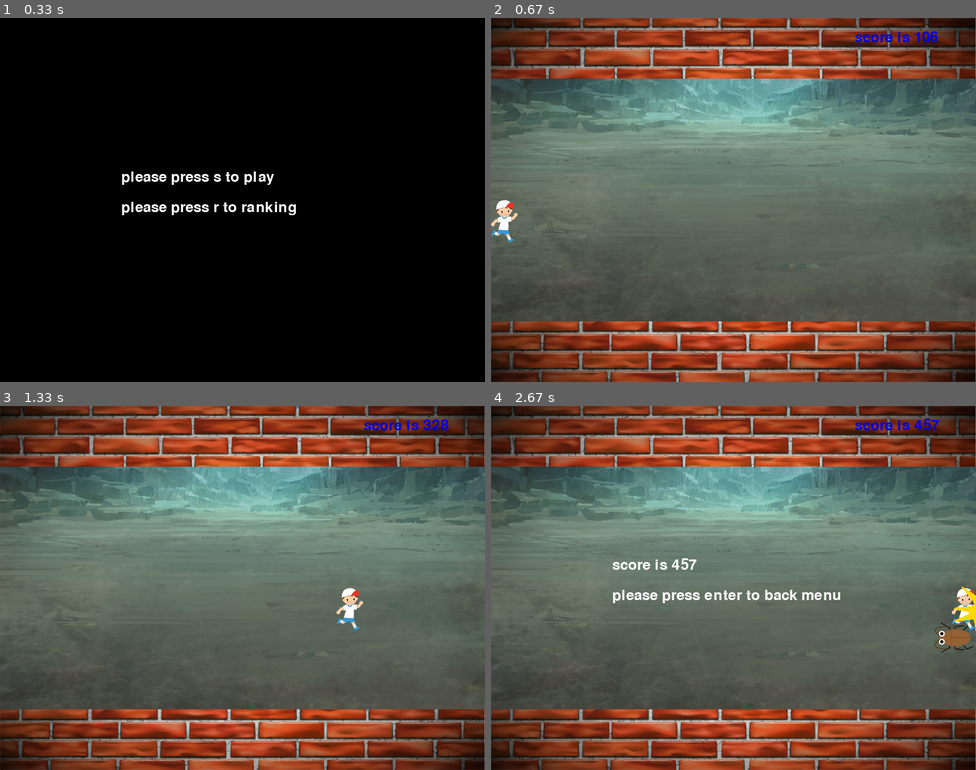
Above: before the commit, frames 1-4 (two rows, left to right).
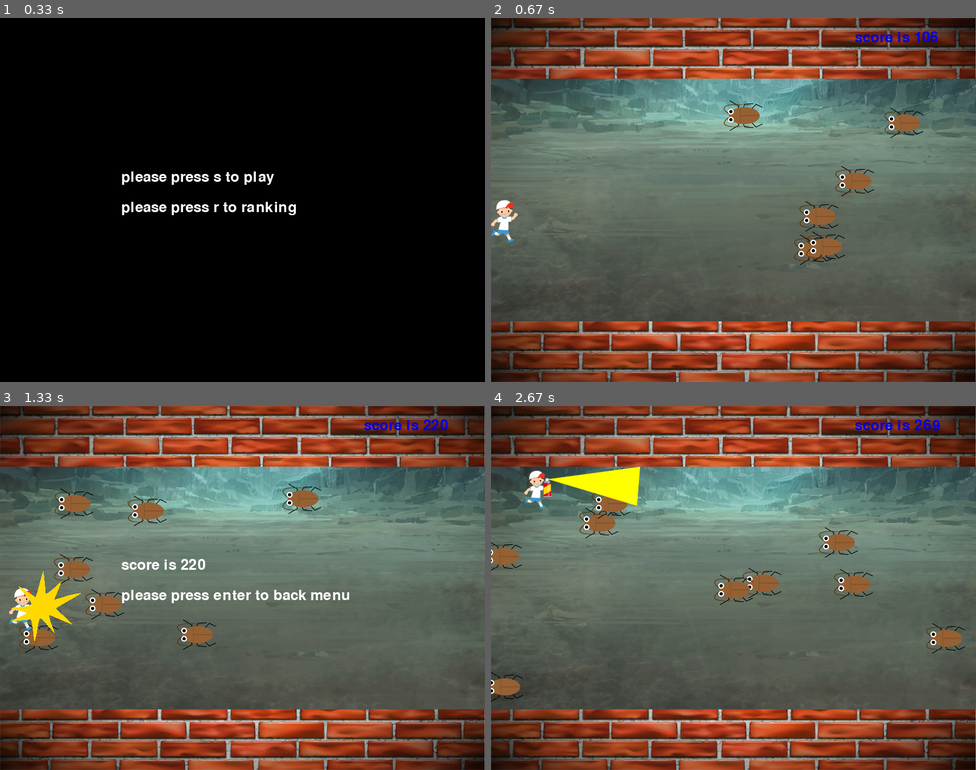
Above: after the commit, the same moments.

Repository: Juju-62q/Taro-sAdventure
Game: pygame game, started from client/MainMenu/MainMenu.py
Two runs of this game, one before a commit and one after it. Both use one fixed random seed, a clock stepped at 60 frames per second and the inputs below.
Inputs:
- Up to frame 1 (0.33 s): no input
- Up to frame 2 (0.67 s): tap S at 0.33 s
- Up to frame 3 (1.33 s): tap Z at 0.67, 1.07 s; hold Right from 1 s (still down)
- Up to frame 4 (2.67 s): tap Z at 1.37, 2.37 s; release Right at 1.47 s; tap Enter at 1.5 s; tap S at 1.83 s; hold Up 2.3-2.6 s; hold Right from 2.63 s (still down)

Frame 1 is identical in both runs. In frame 2, 1.7% of the frame differs, in the area x 48-90%, y 22-68%; in frame 3, 4.3%; in frame 4, 5.2%, in the area x 0-100%, y 3-82%.

Commit message:
setting killer

Diff:
--- a/client/MainMenu/MainMenu.py
+++ b/client/MainMenu/MainMenu.py
@@ -42,6 +42,5 @@
     height = 600
     surface = pygame.display.set_mode((width, height))
     fpsClock = pygame.time
-
     play = MainMenu(width, height, surface, fpsClock)
     play.mainMenu()
--- a/client/ScrollGame/Player.py
+++ b/client/ScrollGame/Player.py
@@ -3,9 +3,13 @@
 
 class Player:
 
-    def __init__(self, x, y, width, height, image, move):
+    def __init__(self, x, y, width, height, normalImage, killerWidth, killerImage, move):
         self._rect = Rect(x, y, width, height)
-        self._image = image
+        self._normalImage = normalImage
+        self._killerRect = (x + width, y, killerWidth, height)
+        self._killerImage = killerImage
+        self._killerFlag = False
+        self._killerCount = 0
         self._move = move
 
     @property
@@ -17,12 +21,28 @@
         self._rect = rect
 
     @property
-    def image(self):
-        return self._image
+    def killerRect(self):
+        return self._killerRect
 
-    @image.setter
-    def image(self, image):
-        self._image = image
+    @killerRect.setter
+    def killerRect(self, killerRect):
+        self._killerRect = killerRect
+
+    @property
+    def killerFlag(self):
+        return self._killerFlag
+
+    @killerFlag.setter
+    def killerFlag(self, killerFlag):
+        self._killerFlag = killerFlag
+
+    @property
+    def killerCount(self):
+        return self._killerCount
+
+    @killerCount.setter
+    def killerCount(self, killerCount):
+        self._killerCount = killerCount
 
     @property
     def move(self):
@@ -31,6 +51,9 @@
     @move.setter
     def move(self, move):
         self._move = move
+
+    def getImage(self):
+        return self._killerImage if self.killerFlag else self._normalImage
 
     def movePlayer(self, pressedKey, fieldWidth, fieldAbove, fieldBottom):
         if pressedKey[pygame.K_UP]:
@@ -41,3 +64,12 @@
             self.rect.x += self.move if self.rect.x < fieldWidth - self.rect.width else 0
         elif pressedKey[pygame.K_LEFT]:
             self.rect.x -= self.move if self.rect.x > 0 else 0
+
+    def updatePlayerImage(self, pressedKey):
+        if self.killerFlag:
+            self.killerCount += 1
+        elif pressedKey[pygame.K_z]:
+            self.killerCount = 0
+            self.killerFlag = True
+        if self.killerCount > 100:
+            self.killerFlag = False
--- a/client/ScrollGame/ScrollGame.py
+++ b/client/ScrollGame/ScrollGame.py
@@ -1,6 +1,5 @@
 from random import randint
 import pygame
-from pygame.locals import Rect
 from PyGameScreen import PyGameScreen
 from ScrollGame.Player import Player
 from ScrollGame.Score import Score
@@ -14,7 +13,7 @@
 
         # game initialize
         # for player
-        self.player = Player(0, height / 2, 44, 70, pygame.image.load("GameContents/boy.png"), 5)
+        self.player = Player(0, height / 2, 44, 70, pygame.image.load("GameContents/boy.png"), 157, pygame.image.load("GameContents/boy_killing.png"), 5)
 
         # for enemy
         self.gokis = []
@@ -53,7 +52,8 @@
             self.surface.blit(self.playZone, (0, self.playerZoneAbove))
 
             # make enemy
-            if randint(0, 60) == 0:
+            probability = 60 - int(self.score.score / 300) if self.score.score > 100 else 0
+            if randint(0, probability if probability > 30 else 30) == 0:
                 gokiHeight = 50
                 gokiWidth = 64
                 goki = Goki(self.width - gokiWidth, randint(self.playerZoneAbove, self.playerZoneBottom - gokiHeight), gokiWidth, gokiHeight)
@@ -74,7 +74,8 @@
             # update player
             pressedKey = pygame.key.get_pressed()
             self.player.movePlayer(pressedKey, self.width, self.playerZoneAbove, self.playerZoneBottom)
-            self.surface.blit(self.player.image, (self.player.rect.x, self.player.rect.y))
+            self.player.updatePlayerImage(pressedKey)
+            self.surface.blit(self.player.getImage(), (self.player.rect.x, self.player.rect.y))
 
             # update score
             scoreImage = self.sysFont.render("score is {}".format(self.score.update()), True, (0, 0, 225))
@@ -93,7 +94,6 @@
 
 
     def isGameOver(self):
-        play = self.player
         for goki in self.gokis:
             if self.isTouchGoki(goki):
                 return True
